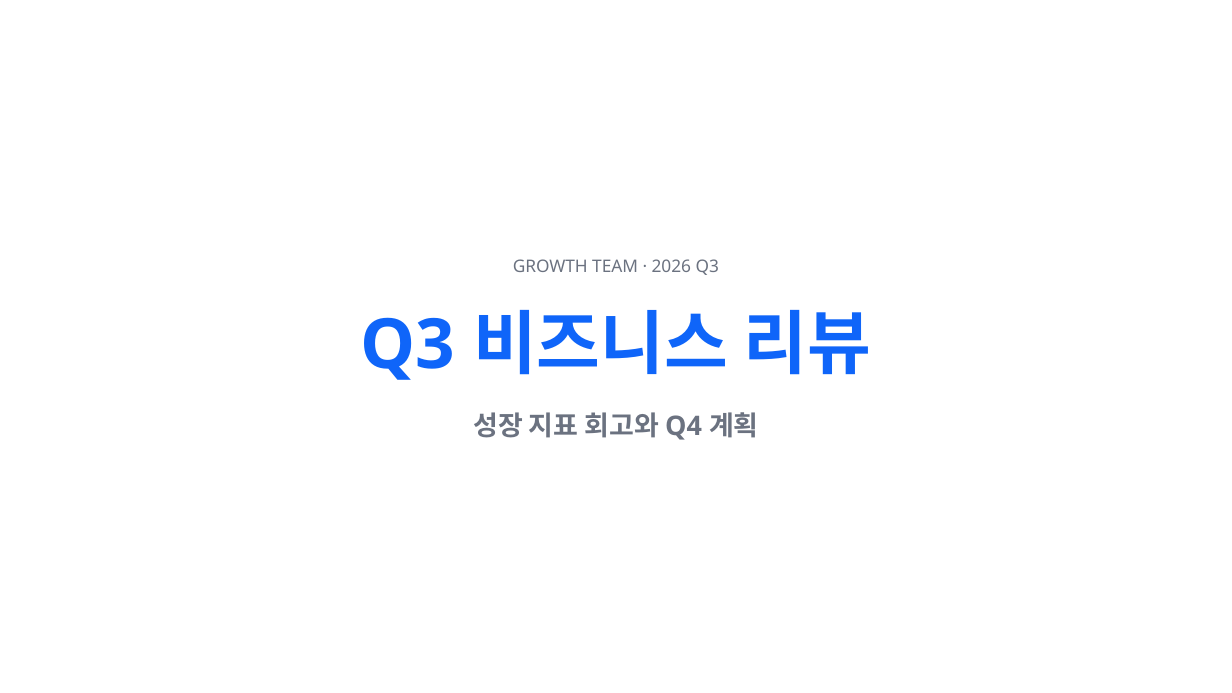
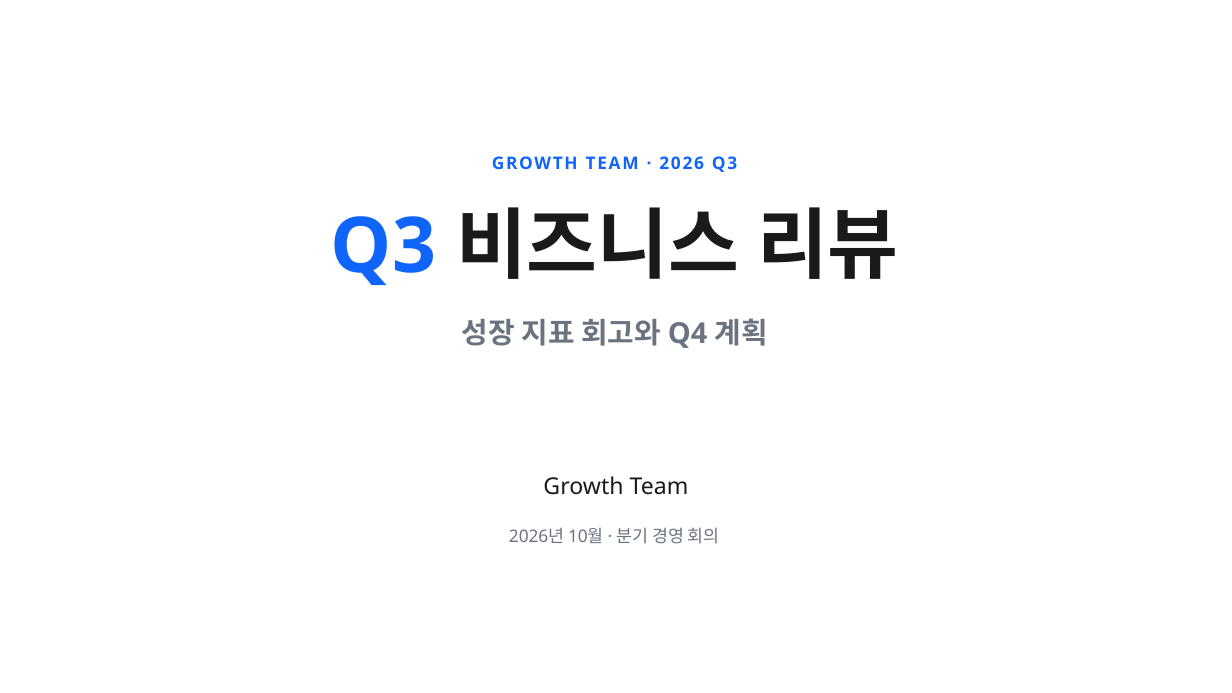
Before and after one commit to k2sebeom/balpyo, a slide deck: slide 1 of examples/showcase/decks/quarterly-review/q3-비즈니스-리뷰.pptx. Drawn at 1232x693 pixels with LibreOffice and Linux fonts; fonts in the diff are those of the drawing. Boxes give left, top, right and bottom in pixels: in the first picture for what was removed or moved away, otherwise in the second. Text is boxed around its words. In the diff, an @@ line names an element or a change of style, - is before the commit and + after.

```diff
--- a/examples/showcase/decks/quarterly-review/q3-비즈니스-리뷰.pptx
+++ b/examples/showcase/decks/quarterly-review/q3-비즈니스-리뷰.pptx
@@ text "GROWTH TEAM · 2026 Q3" moved from (x1=513, y1=259, x2=719, y2=275) to (x1=492, y1=156, x2=737, y2=172) @@
@@ text "GROWTH TEAM · 2026 Q3" at (x1=492, y1=156, x2=737, y2=172): text colour #6B7280 to #0F65F9, letter spacing 0 to 1.4 pt, bold on; alignment centre to left; line spacing 18.9pt to 20.2pt @@
@@ title "Q3 비즈니스 리뷰" moved from (x1=360, y1=310, x2=872, y2=380) to (x1=331, y1=207, x2=899, y2=285) @@
@@ title "Q3 비즈니스 리뷰" at (x1=331, y1=207, x2=899, y2=285): size 54 to 60 pt; text colour gradient #0F65F9 to #7C3AED to gradient #0F65F9 to #9333EA in "Q3"; text colour gradient #0F65F9 to #7C3AED to #1A1A1A in "비즈니스 리뷰"; alignment centre to left; line spacing 64.8pt to 72pt @@
@@ subtitle "성장 지표 회고와 Q4 계획" moved from (x1=473, y1=412, x2=759, y2=440) to (x1=462, y1=318, x2=768, y2=348) @@
@@ subtitle "성장 지표 회고와 Q4 계획" at (x1=462, y1=318, x2=768, y2=348): size 21 to 22.5 pt; alignment centre to left; line spacing 27.3pt to 29.2pt @@
@@ text added at (x1=543, y1=476, x2=689, y2=495), 18 pt, text #1A1A1A @@
+Growth Team
@@ text added at (x1=509, y1=528, x2=720, y2=544), 13.5 pt, text #6B7280 @@
+2026년 10월 · 분기 경영 회의
```
Also in this commit, not shown: 6 other slides changed, 1 slide added, 35 other files.
